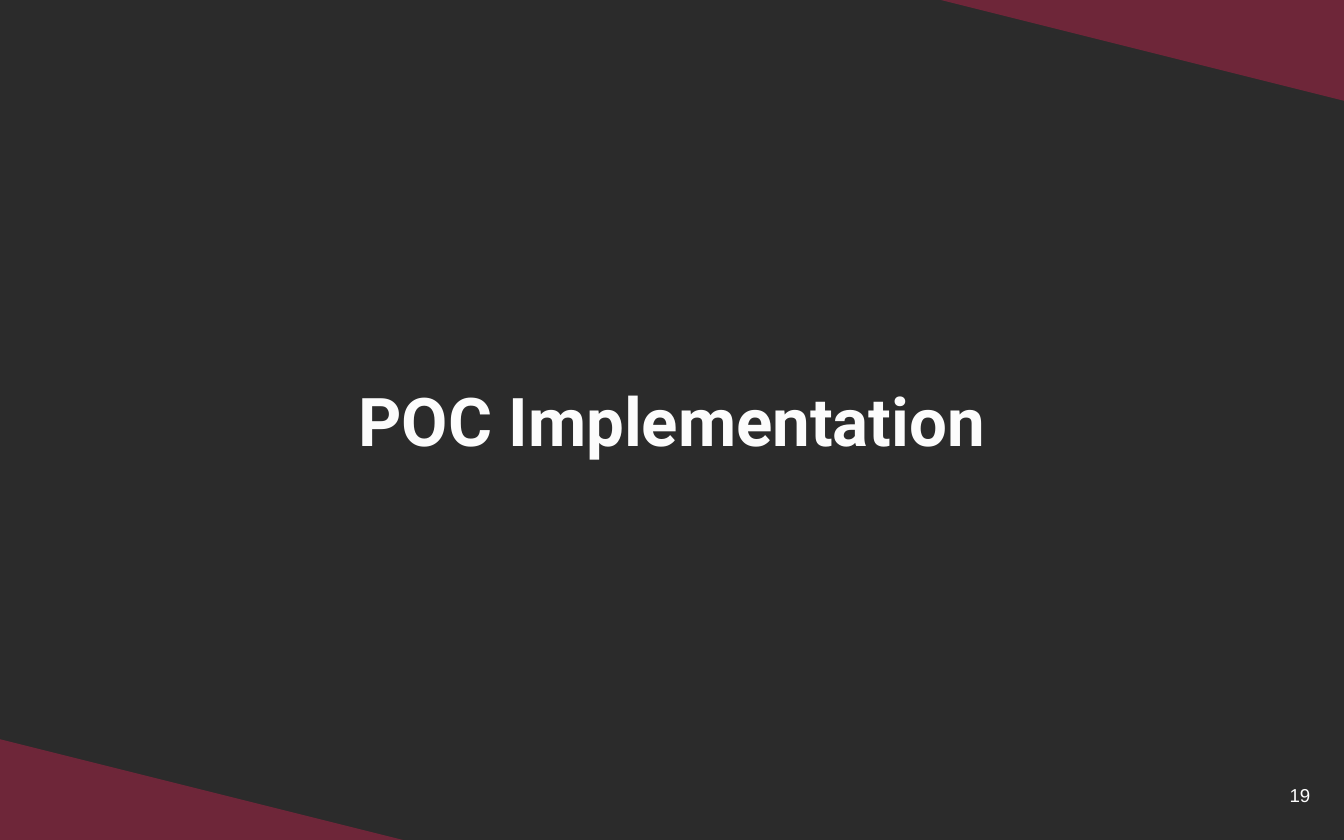
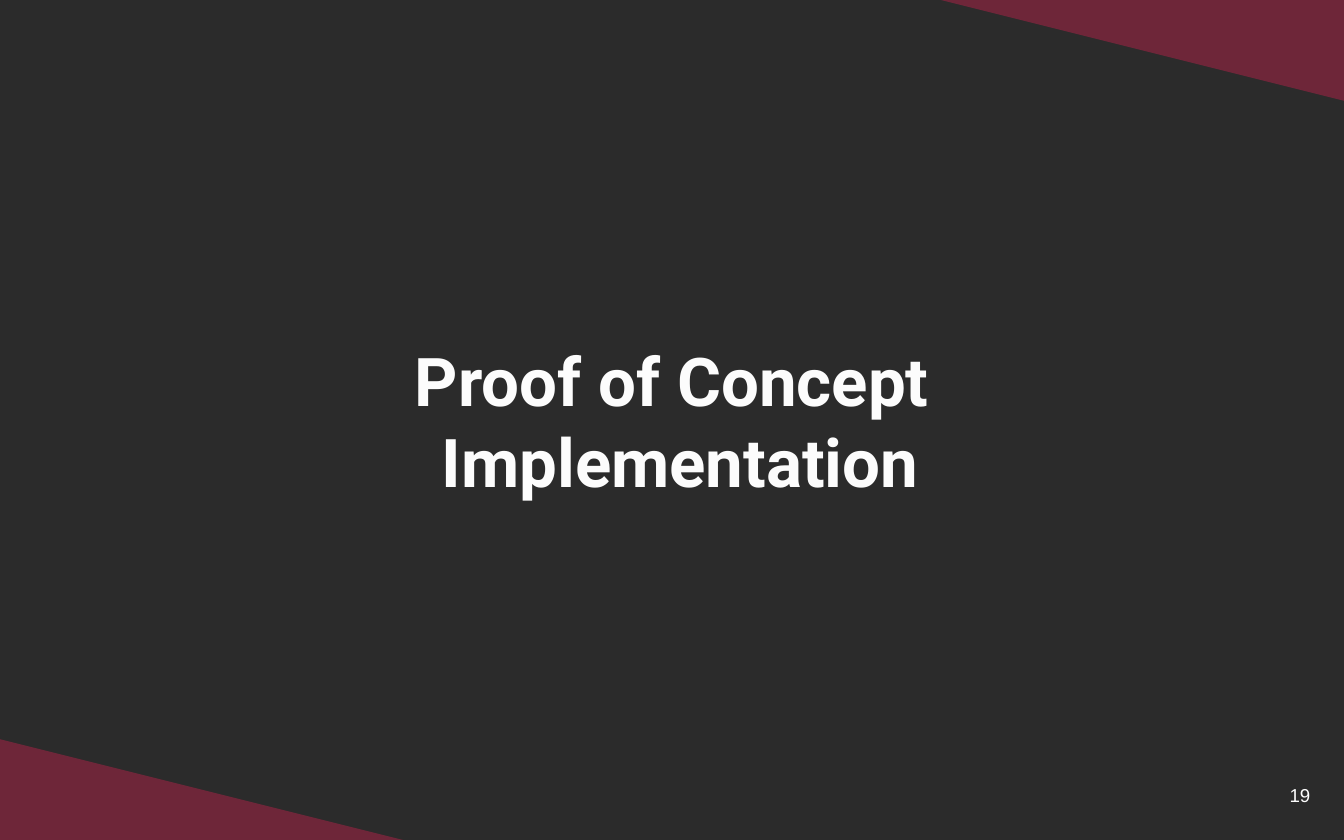
Before and after one commit to echarlesgrasby/seasug-2026-paper, a slide deck: slide 19 of conference_resources/DSL_Market_Monitoring_SEASUG_42-2026_EGrasby_SlideDeck.pptx. Drawn at 1344x840 pixels with LibreOffice and Linux fonts; fonts in the diff are those of the drawing; background and template pictures are left out; a plain dark background stands for a picture behind light text. Boxes give left, top, right and bottom in pixels: in the first picture for what was removed or moved away, otherwise in the second. Text is boxed around its words. In the diff, an @@ line names an element or a change of style, - is before the commit and + after.

```diff
--- a/conference_resources/DSL_Market_Monitoring_SEASUG_42-2026_EGrasby_SlideDeck.pptx
+++ b/conference_resources/DSL_Market_Monitoring_SEASUG_42-2026_EGrasby_SlideDeck.pptx
@@ title at bbox=[415, 355, 928, 501]: text changed @@
-POC Implementation
+Proof of Concept
+Implementation
```
Also in this commit, not shown: 6 other slides changed, 1 other file.
